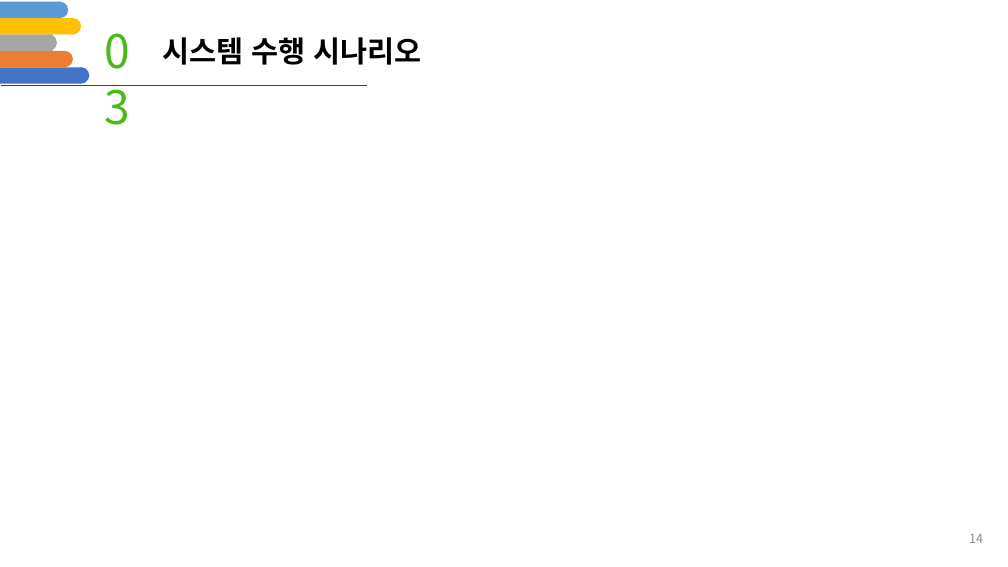
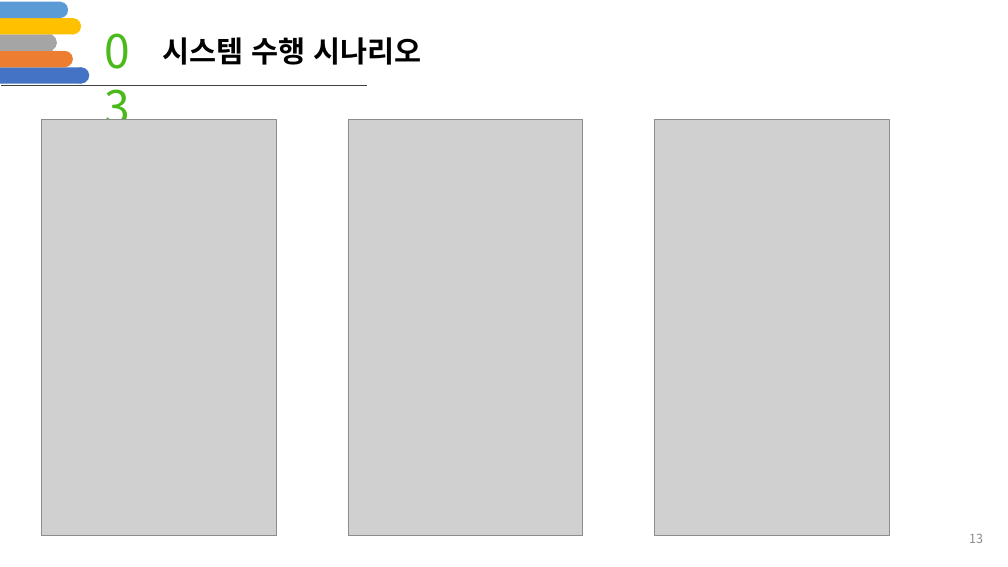
Before and after one commit to PilWooKang/graduateproject, a slide deck: slide 13 of 제안서(강필우,송재호,오준혁,김주형).pptx (slide 14 before the commit). Drawn at 1008x567 pixels with LibreOffice and Linux fonts; fonts in the diff are those of the drawing; grey boxes stand for pictures; background and template pictures are left out. Boxes give left, top, right and bottom in pixels: in the first picture for what was removed or moved away, otherwise in the second. Text is boxed around its words. In the diff, an @@ line names an element or a change of style, - is before the commit and + after.

```diff
--- a/제안서(강필우,송재호,오준혁,김주형).pptx
+++ b/제안서(강필우,송재호,오준혁,김주형).pptx
@@ picture added at <box>42,119,276,535</box> @@
@@ picture added at <box>349,119,583,535</box> @@
@@ picture added at <box>655,119,889,535</box> @@
@@ page number at <box>969,534,983,543</box>: text changed @@
-14
+13
```
Also in this commit, not shown: 10 other slides changed, 1 slide removed.
